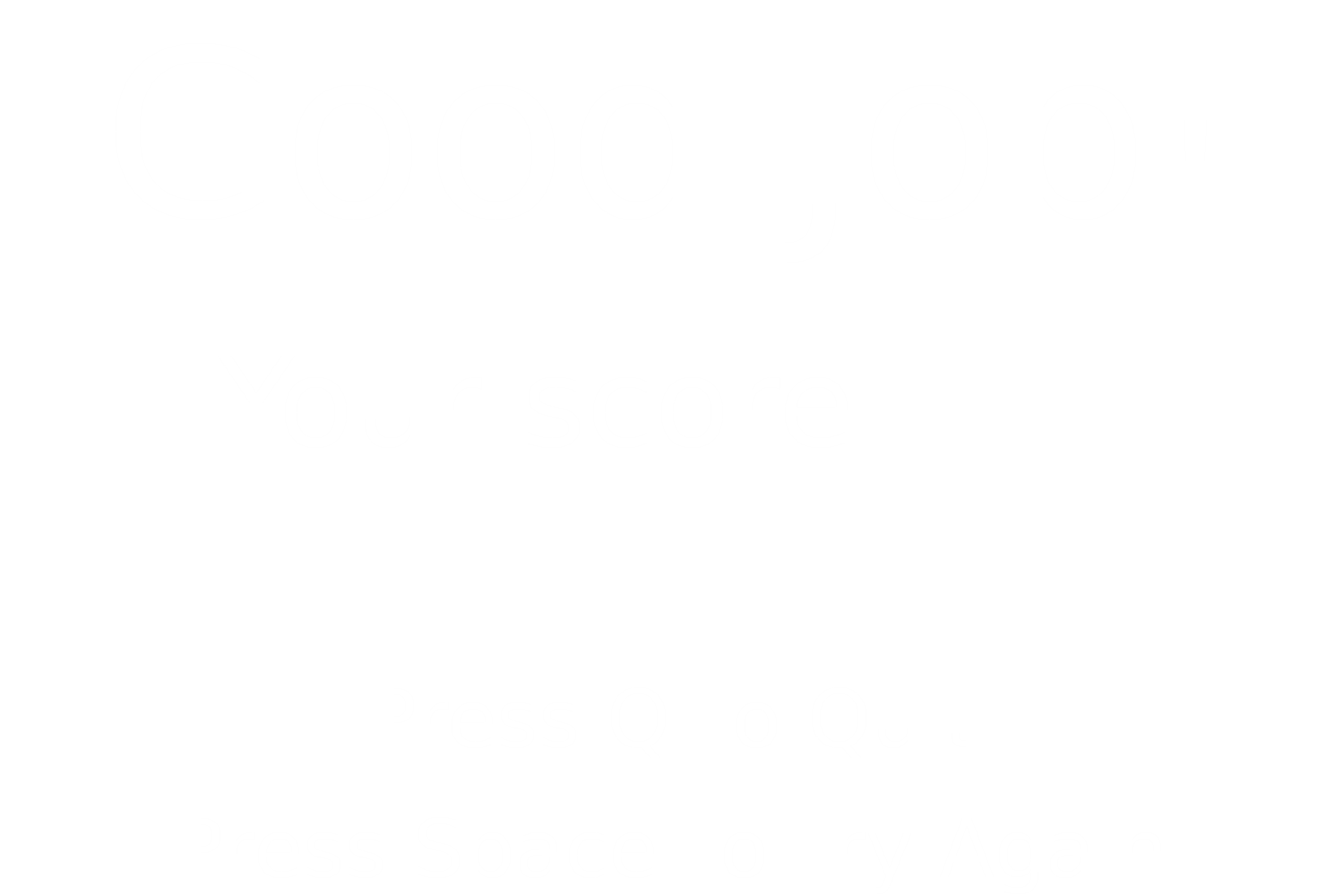
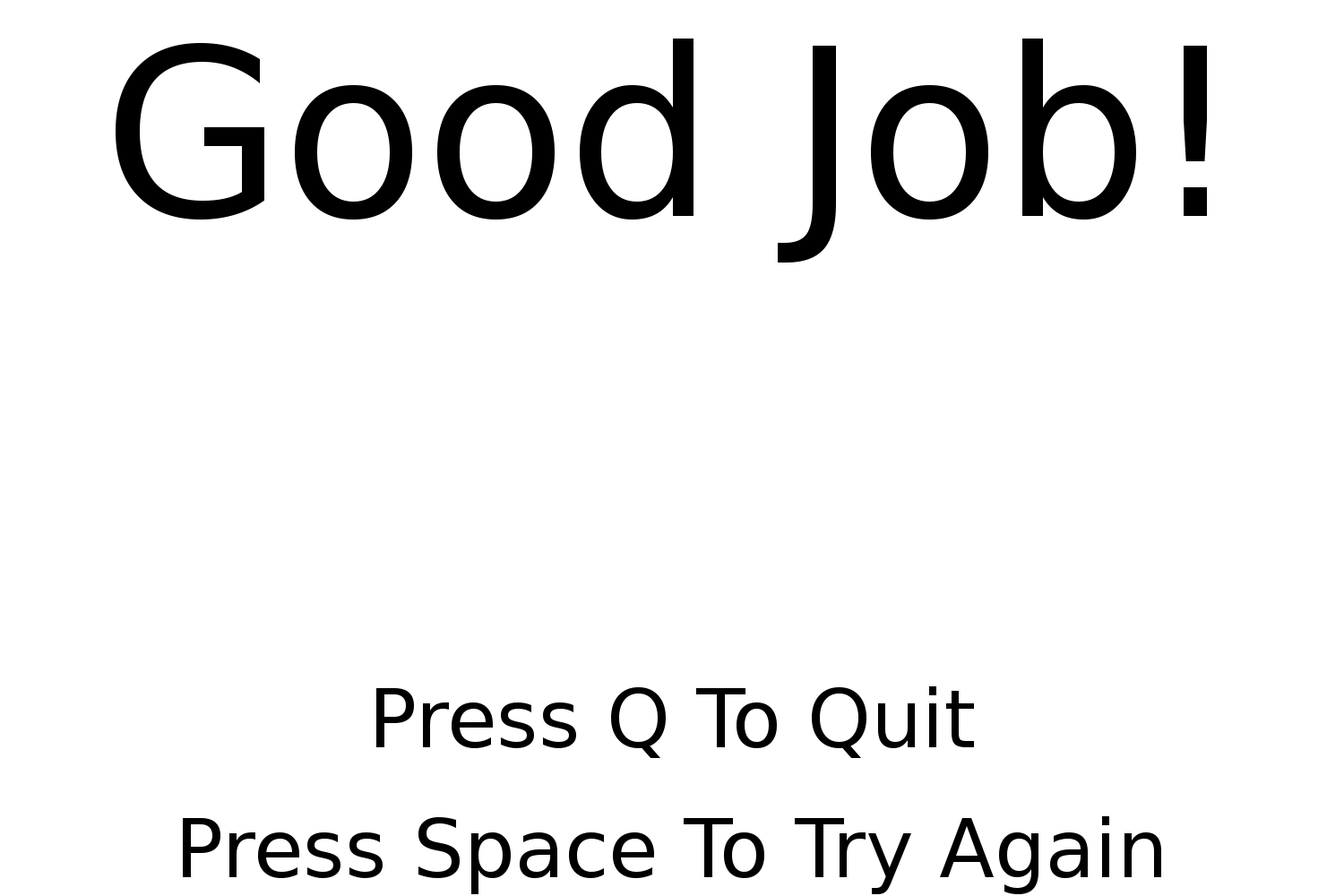
Layer changes from the first w=1344, h=896 image to the second:
painted on "Press Q To Quit" over [376,686,974,758]
painted on "Press Space To Try Again" over [182,815,1161,894]
painted on "Good Job!" over [115,38,1207,263]
